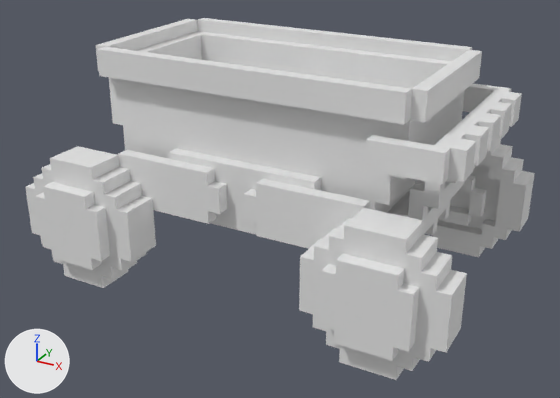
Renders of the glTF model assets/models/tunnels/trolley.glb from each side of a commit.
Both versions are drawn from a camera (50 mm lens) standing at (9.06, -16.76, 10.17) and looking at (0.08, -0.43, 2.0). The lights are fixed; the arrows at lower left show +X, +Y and +Z. Where no turn or scale is listed for an object, it has been applied to the vertices. Vertices at the same position are counted once.
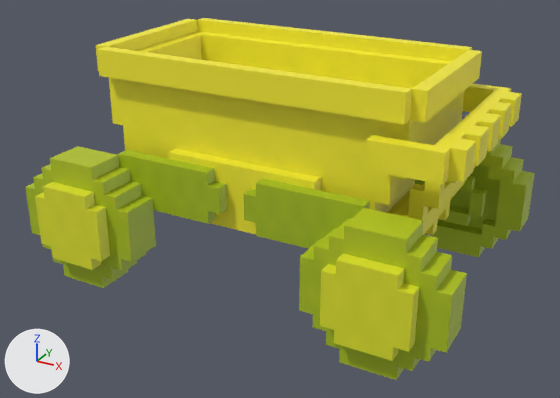
What the commit changed:
Picture 'colormap_tunnel' (img_colormap_tunnel) is new.
Material 'Material.004' (mat_material_004) is new.
Its texture is img_colormap_tunnel.
me_cube_022 has 303 vertices, 598 faces and spans x -1.67..1.67, y -0.61..0.72, z -1.69..1.65.
me_cube_022 no longer uses material mat_material (white #e7e7e7).
me_cube_022 now uses material mat_material_004 (picture img_colormap_tunnel).
me_cube_023 has 154 vertices, 304 faces and spans x -0.67..3.67, y 0.0..0.33, z -1.67..0.67.
me_cube_023 no longer uses material mat_material (white #e7e7e7).
me_cube_023 now uses material mat_material_004 (picture img_colormap_tunnel).
me_cube_026 has 303 vertices, 598 faces and spans x -1.67..1.67, y -0.72..0.61, z -1.69..1.65.
me_cube_026 is used by ob_cube_011; location (4.01, -3.28, 1.7).
me_cube_026 no longer uses material mat_material (white #e7e7e7).
me_cube_026 part 1: texture (UV) coordinates of 598 of 598 faces, centred in x -1.67..1.67, y -0.72..0.61, z -1.69..1.65, changed; they spanned u 0.0..0.62, v 0.0..0.75 and now span u 0.6..0.62, v 0.02..0.11.
me_cube_026 now uses material mat_material_004 (picture img_colormap_tunnel).
me_cube_027 has 154 vertices, 304 faces and spans x -0.67..3.67, y -0.33..0.0, z -1.67..0.67.
me_cube_027 no longer uses material mat_material (white #e7e7e7).
me_cube_027 now uses material mat_material_004 (picture img_colormap_tunnel).
me_cube_030 has 303 vertices, 598 faces and spans x -1.67..1.67, y -0.72..0.61, z -1.69..1.65.
me_cube_030 is used by ob_cube_014; location (-4.0, -3.28, 1.7).
me_cube_030 no longer uses material mat_material (white #e7e7e7).
me_cube_030 part 2: texture (UV) coordinates of 598 of 598 faces, centred in x -1.67..1.67, y -0.72..0.61, z -1.69..1.65, changed; they spanned u 0.0..0.62, v 0.0..0.75 and now span u 0.57..0.58, v 0.02..0.11.
me_cube_030 now uses material mat_material_004 (picture img_colormap_tunnel).
me_cube_031 has 154 vertices, 304 faces and spans x -3.67..0.67, y -0.33..0.0, z -1.67..0.67.
me_cube_031 is used by ob_cube_015; location (-1.0, -2.33, 2.71).
me_cube_031 no longer uses material mat_material (white #e7e7e7).
me_cube_031 part 3: texture (UV) coordinates of 304 of 304 faces, centred in x -3.67..0.67, y -0.33..0.0, z -1.67..0.67, changed; they spanned u 0.45..0.56, v 0.58..0.67 and now span u 0.57..0.59, v 0.01..0.02.
me_cube_031 now uses material mat_material_004 (picture img_colormap_tunnel).
me_cubo_016 has 1653 vertices, 3370 faces and spans x -4.33..5.33, y -2.67..2.67, z -0.33..4.0.
me_cubo_016 is used by ob_cubo_009; location (0.0, 0.0, 1.88).
me_cubo_016 part 4: texture (UV) coordinates of 3370 of 3370 faces, centred in x -4.33..5.33, y -2.67..2.67, z -0.33..4.0, changed; they spanned u 0.0..0.88, v 0.0..1.0 and now span u 0.57..0.62, v 0.14..0.16.
me_cubo_016 now uses material mat_material_004 (picture img_colormap_tunnel).

Pixel boxes (x1, y1, x2, y2) of what changed, in the pictures (560 x 398 px):
'Cubo.009', recoloured, surface changed (grey to yellow): (96, 18, 522, 235) in both
'Cube.011', recoloured, surface changed (grey to yellow): (299, 208, 467, 380) in both
'Cube.014', recoloured, surface changed (grey to yellow): (25, 146, 156, 288) in both
'Cube.007', recoloured (grey to green): (428, 138, 535, 257) in both
'Cube.012', recoloured (grey to green): (244, 179, 370, 249) in both
'Cube.015', recoloured, surface changed (grey to green): (118, 150, 227, 224) in both
'Cube.008', recoloured (grey to green): (415, 175, 487, 226) in both
